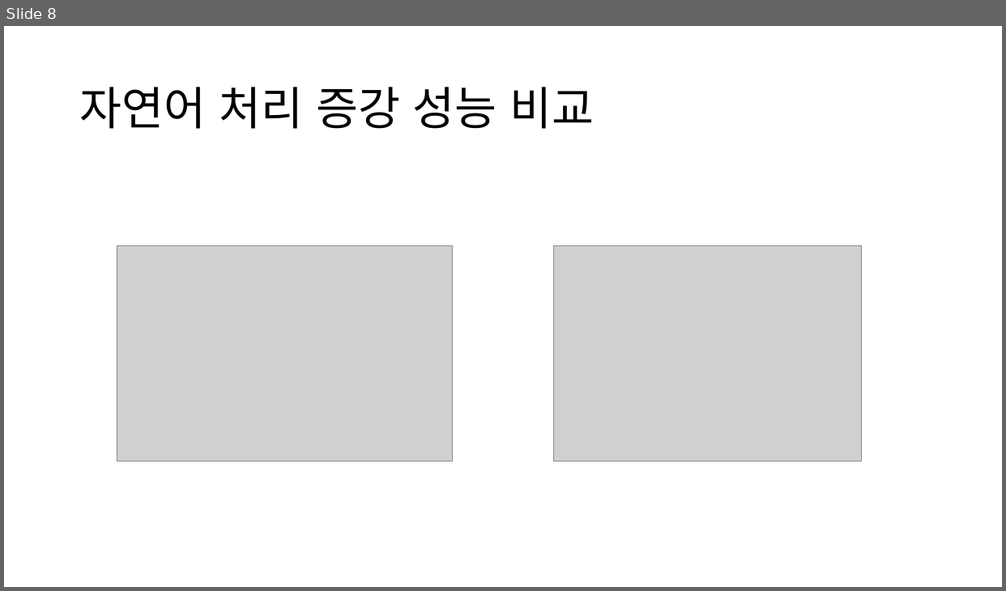
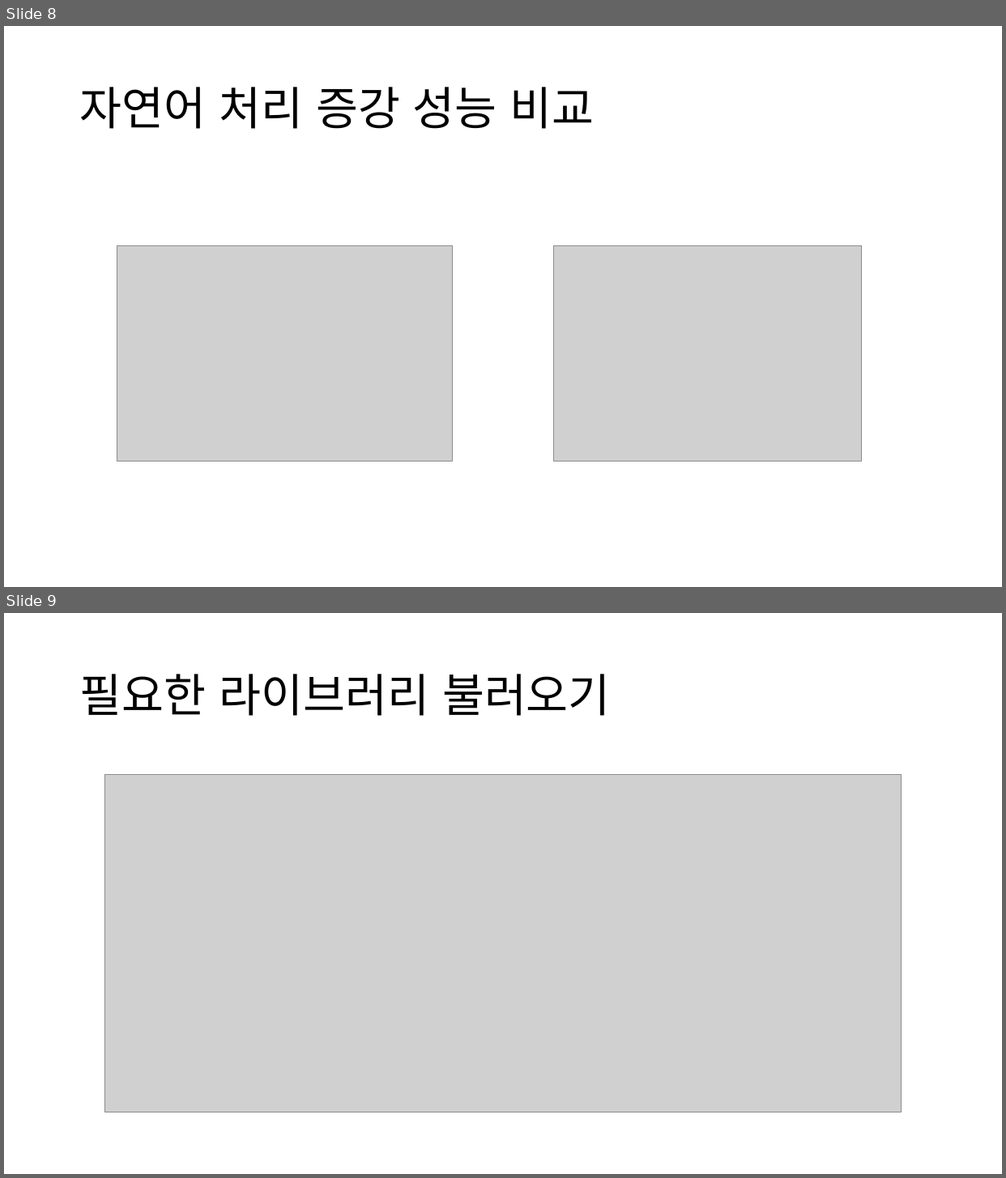
Before and after one commit to CSB-Songdo-International-Portfolio/2025-1_MLDL_course, a slide deck: AI 실전 4주차 - Data Augmentation.pptx. Shown one above the other, each under a label of ours: slide 8 before the commit, slides 8 and 9 after it. The pictures are 1006x591 and 1006x1178 pixels, drawn with LibreOffice and Linux fonts; fonts in the diff are those of the drawing; grey boxes stand for pictures. Boxes give left, top, right and bottom in pixels: in the first picture for what was removed or moved away, otherwise in the second. Text is boxed around its words. In the diff, an @@ line names an element or a change of style, - is before the commit and + after.

```diff
--- a/AI 실전 4주차 - Data Augmentation.pptx
+++ b/AI 실전 4주차 - Data Augmentation.pptx
@@ slide 9 added at (4, 613, 1002, 1174), background #FFFFFF @@
@@ title added at (80, 674, 611, 716), 44 pt, text #000000 @@
+필요한 라이브러리 불러오기
@@ picture added at (104, 775, 901, 1113) @@
```
Also in this commit, not shown: 7 other slides added, 1 other file.
